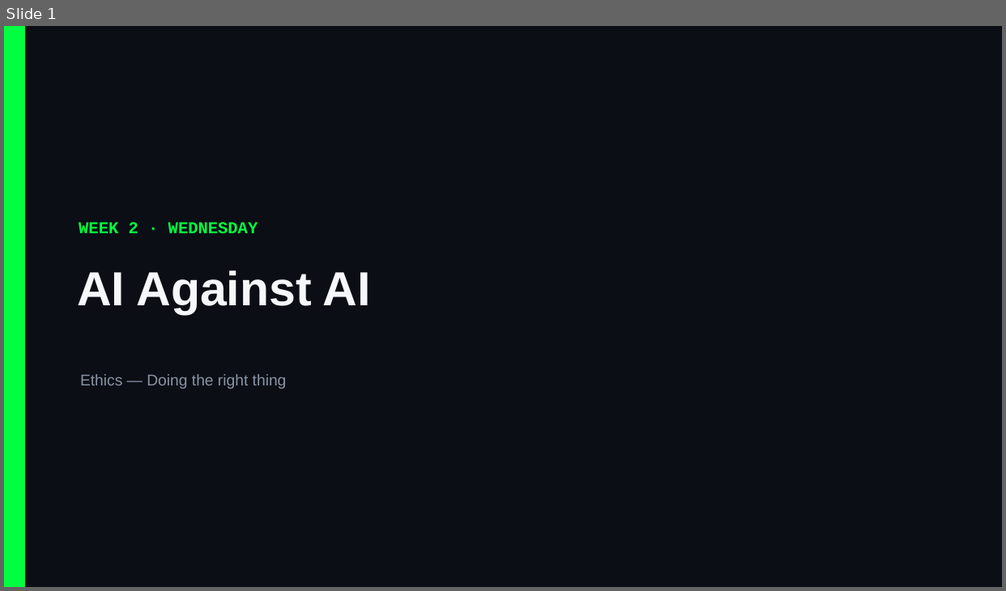
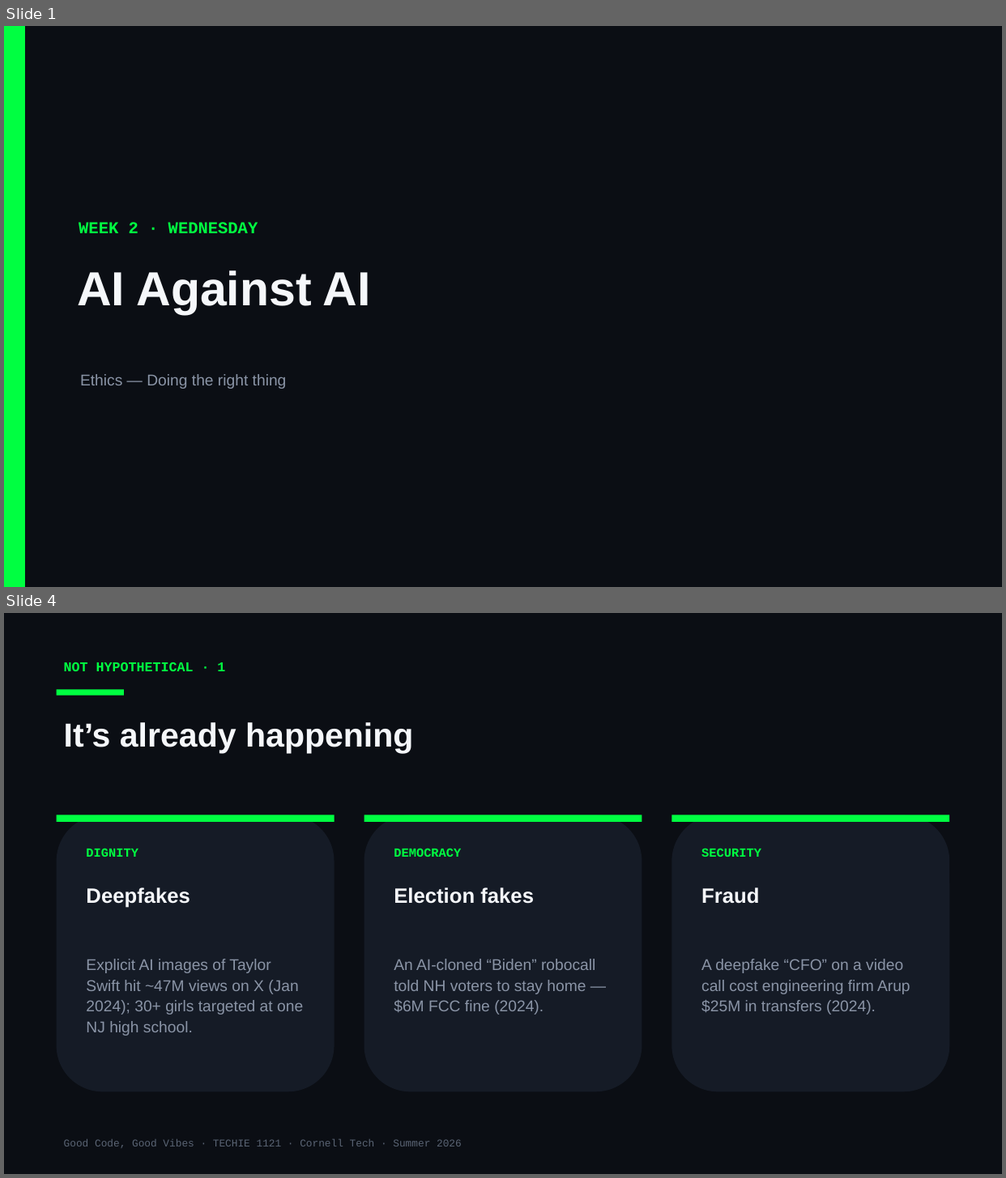
Before and after one commit to Cornell-Tech-Vibe-Coding-Summer-2026/website, a slide deck: slides/Week2-Wed-AI-Against-AI.pptx. Shown one above the other, each under a label of ours: slide 1 before the commit, slides 1 and 4 after it; the slides between them are not shown. The pictures are 1006x591 and 1006x1178 pixels, drawn with LibreOffice and Linux fonts; fonts in the diff are those of the drawing. Boxes give left, top, right and bottom in pixels: in the first picture for what was removed or moved away, otherwise in the second. Text is boxed around its words. In the diff, an @@ line names an element or a change of style, - is before the commit and + after.

```diff
--- a/slides/Week2-Wed-AI-Against-AI.pptx
+++ b/slides/Week2-Wed-AI-Against-AI.pptx
@@ slide 4 added at (x1=4, y1=613, x2=1002, y2=1174), background #0B0E14 @@
@@ text added at (x1=64, y1=662, x2=225, y2=671), 13 pt, text #00FF41, bold @@
+NOT HYPOTHETICAL · 1
@@ rectangle added at (x1=57, y1=689, x2=124, y2=696), fill #00FF41 @@
@@ text added at (x1=64, y1=722, x2=413, y2=754), 32 pt, text #F5F7FA, bold @@
+It’s already happening
@@ rounded rectangle added at (x1=57, y1=815, x2=334, y2=1093), fill #151B26 @@
@@ rectangle added at (x1=57, y1=815, x2=334, y2=822), fill #00FF41 @@
@@ rounded rectangle added at (x1=364, y1=815, x2=641, y2=1093), fill #151B26 @@
@@ rectangle added at (x1=364, y1=815, x2=641, y2=822), fill #00FF41 @@
@@ rounded rectangle added at (x1=671, y1=815, x2=949, y2=1093), fill #151B26 @@
@@ rectangle added at (x1=671, y1=815, x2=949, y2=822), fill #00FF41 @@
@@ text added at (x1=86, y1=848, x2=138, y2=857), 12 pt, text #00FF41, bold @@
+DIGNITY
@@ text added at (x1=394, y1=848, x2=461, y2=857), 12 pt, text #00FF41, bold @@
+DEMOCRACY
@@ text added at (x1=701, y1=848, x2=761, y2=857), 12 pt, text #00FF41, bold @@
+SECURITY
@@ text added at (x1=86, y1=888, x2=189, y2=908), 20 pt, text #F5F7FA, bold @@
+Deepfakes
@@ text added at (x1=394, y1=888, x2=534, y2=904), 20 pt, text #F5F7FA, bold @@
+Election fakes
@@ text added at (x1=701, y1=888, x2=759, y2=904), 20 pt, text #F5F7FA, bold @@
+Fraud
@@ text added at (x1=86, y1=959, x2=303, y2=1036), 15 pt, text #8A94A6 @@
+Explicit AI images of Taylor Swift hit ~47M views on X (Jan 2024); 30+ girls targeted at one NJ high school.
@@ text added at (x1=394, y1=959, x2=595, y2=1015), 15 pt, text #8A94A6 @@
+An AI-cloned “Biden” robocall told NH voters to stay home — $6M FCC fine (2024).
@@ text added at (x1=701, y1=959, x2=910, y2=1015), 15 pt, text #8A94A6 @@
+A deepfake “CFO” on a video call cost engineering firm Arup $25M in transfers (2024).
@@ text added at (x1=64, y1=1139, x2=462, y2=1148), 10 pt, text #5A6474 @@
+Good Code, Good Vibes · TECHIE 1121 · Cornell Tech · Summer 2026
```
Also in this commit, not shown: 3 slides changed, 5 other slides added, 1 slide removed, 2 other files.
